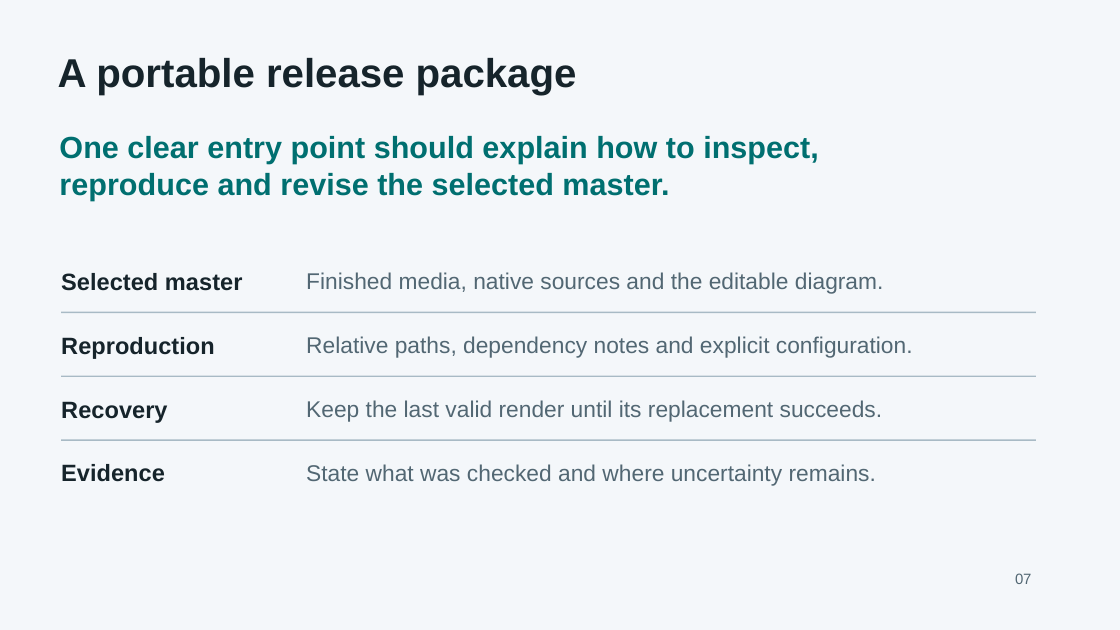
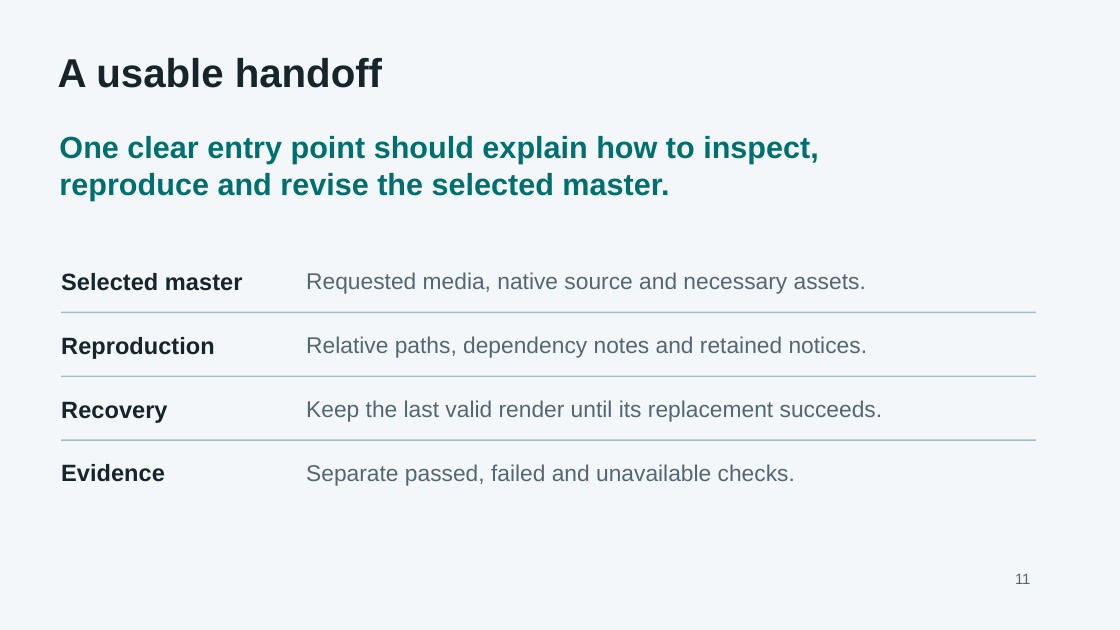
Before and after one commit to nazeeh111/adaptive-animation-skill, a slide deck: slide 11 of animation/docs/presentation.pptx (slide 7 before the commit). Drawn at 1120x630 pixels with LibreOffice and Linux fonts; fonts in the diff are those of the drawing. Boxes give left, top, right and bottom in pixels: in the first picture for what was removed or moved away, otherwise in the second. Text is boxed around its words. In the diff, an @@ line names an element or a change of style, - is before the commit and + after.

```diff
--- a/animation/docs/presentation.pptx
+++ b/animation/docs/presentation.pptx
@@ text at box(58, 58, 382, 88): text changed @@
-A portable release package
+A usable handoff
@@ text at box(306, 272, 866, 294): text changed @@
-Finished media, native sources and the editable diagram.
+Requested media, native source and necessary assets.
@@ text at box(306, 336, 867, 358): text changed @@
-Relative paths, dependency notes and explicit configuration.
+Relative paths, dependency notes and retained notices.
@@ text at box(306, 464, 795, 486): text changed @@
-State what was checked and where uncertainty remains.
+Separate passed, failed and unavailable checks.
@@ text at box(1015, 573, 1030, 584): text changed @@
-07
+11
```
Also in this commit, not shown: 6 other slides changed, 4 slides added, 1 slide removed, 52 other files.
